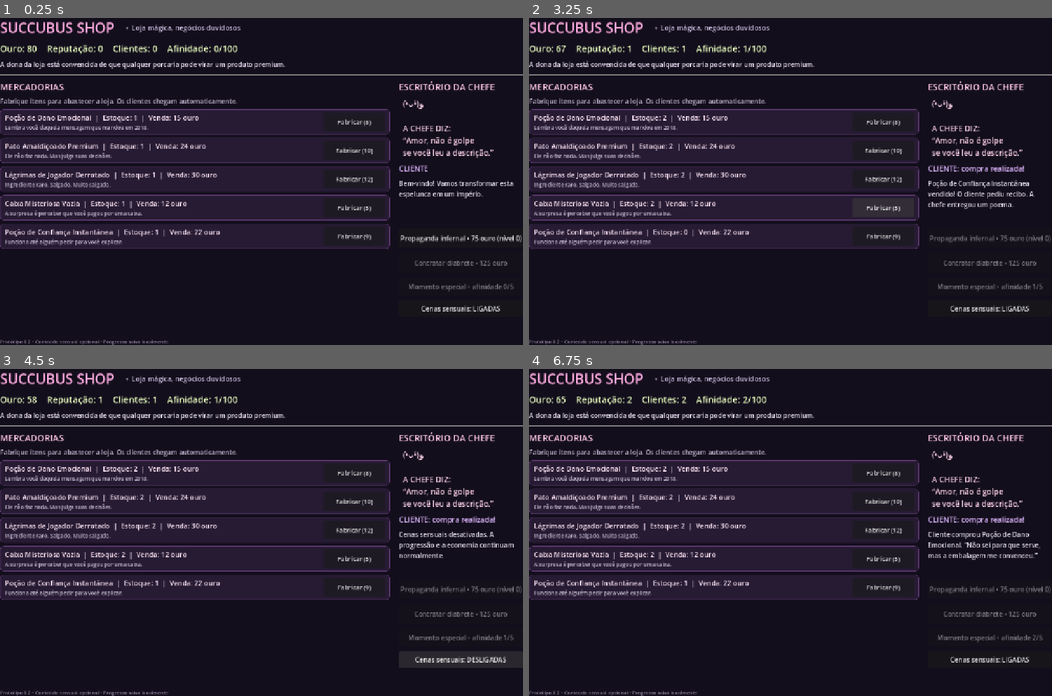
Above: before the commit, frames 1-4 (two rows, left to right).
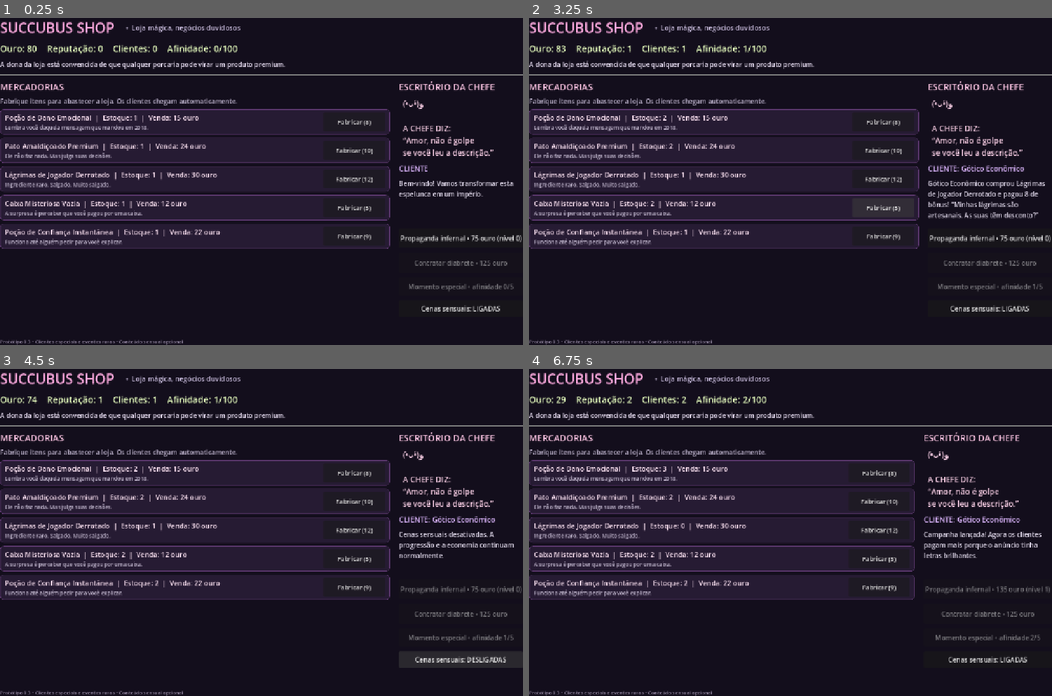
Above: after the commit, the same moments.

Repository: GMGuimaraes/succubus-shop
Game: Godot game, scene res://main.tscn
Two runs of this game, one before a commit and one after it. Both use one fixed random seed, a clock stepped at 60 frames per second and the inputs below.
Inputs (mouse positions are in pixels of both pictures, inside the frame that each line leads up to):
- Up to frame 1 (0.25 s): no input
- Up to frame 2 (3.25 s): click "Fabricar (8)" at 0.5 s; click "Fabricar (10)" at 1.25 s; click "Fabricar (12)" at 2 s; click "Fabricar (5)" at 2.75 s
- Up to frame 3 (4.5 s): click "Fabricar (9)" at 3.5 s; click "Cenas sensuais: LIGADAS" at 4.25 s
- Up to frame 4 (6.75 s): click "Cenas sensuais: DESLIGADAS" at 5 s; click "Fabricar (8)" at 5.75 s; click (989, 588) at 6.5 s, where only the run after the commit has a clickable "Propaganda infernal • 75 ouro…"

The runs differ from the first frame. In frame 1, 0.1% of the frame differs, in the area x 5-35%, y 98-100%; in frame 2, 1.4%; in frame 3, 0.3%; in frame 4, 3.1%, in the area x 5-100%, y 8-100%.

Commit message:
Add customer personalities and rare shop events

Diff:
--- a/main.gd
+++ b/main.gd
@@ -11,6 +11,7 @@
 var ad_level: int = 0
 var imp_hired: bool = false
 var ticks: int = 0
+var rare_events_found: int = 0
 var last_event: String = "Bem-vindo! Vamos transformar esta espelunca em um império."
 
 var products: Array = [
@@ -226,7 +227,7 @@
 	right.add_child(adult_toggle_button)
 
 	var footer := Label.new()
-	footer.text = "Protótipo 0.2 • Conteúdo sensual opcional • Progresso salvo localmente"
+	footer.text = "Protótipo 0.3 • Clientes especiais e eventos raros • Conteúdo sensual opcional"
 	footer.add_theme_font_size_override("font_size", 12)
 	footer.add_theme_color_override("font_color", Color(0.62, 0.57, 0.68))
 	root.add_child(footer)
@@ -282,39 +283,113 @@
 	ticks += 1
 	if imp_hired and ticks % 3 == 0:
 		products[0]["stock"] = int(products[0]["stock"]) + 1
-		last_event = "Seu diabrete estagiário fabricou uma poção. Ele perguntou se isso conta como experiência profissional."
-	var available: Array = []
+		last_event = "Seu diabrete fabricou uma poção. Ele perguntou se isso conta como experiência profissional."
+
+	# Eventos raros podem acontecer mesmo quando a loja está sem estoque.
+	if randi() % 100 < 7:
+		_trigger_random_event()
+		_save_game()
+		_refresh_ui()
+		return
+
+	var available: Array[int] = []
 	for i in range(products.size()):
 		if int(products[i]["stock"]) > 0:
 			available.append(i)
+
 	if available.is_empty():
 		status_label.text = "CLIENTE: foi embora"
 		last_event = "Um cliente entrou, viu as prateleiras vazias e foi comprar em outro plano de existência."
 		reputation = maxi(0, reputation - 1)
 	else:
-		var index: int = available[randi() % available.size()]
-		var item: Dictionary = products[index]
+		var profiles: Array[Dictionary] = [
+			{"name": "Speedrunner", "favorite": 3, "line": "“Compra feita. Onde fica o botão de pular diálogo?”"},
+			{"name": "Especialista em Tudo", "favorite": 0, "line": "“Vi um tutorial de 12 segundos e agora sou consultor.”"},
+			{"name": "Gótico Econômico", "favorite": 2, "line": "“Minhas lágrimas são artesanais. As suas têm desconto?”"},
+			{"name": "Colecionador de Patos", "favorite": 1, "line": "“Este pato combina com os outros 47 que não me julgam.”"},
+			{"name": "Coach Interdimensional", "favorite": 4, "line": "“Acredite no seu potencial! Meu boleto acredita em mim.”"},
+			{"name": "Cliente Misterioso", "favorite": -1, "line": "“Não nos conhecemos. Se nos conhecemos, não se lembra.”"}
+		]
+		var profile: Dictionary = profiles[randi() % profiles.size()]
+		var preferred_index: int = int(profile["favorite"])
+		var chosen_index: int = available[randi() % available.size()]
+		if preferred_index >= 0 and available.has(preferred_index) and randi() % 100 < 70:
+			chosen_index = preferred_index
+
+		var item: Dictionary = products[chosen_index]
 		item["stock"] = int(item["stock"]) - 1
-		var sale_price: int = int(round(float(item["price"]) * (1.0 + 0.20 * ad_level)))
+		var price_multiplier: float = 1.0 + 0.20 * ad_level
+		var preference_bonus := 0
+		if preferred_index == chosen_index:
+			preference_bonus = maxi(2, int(round(float(item["price"]) * 0.25)))
+			last_event = "%s comprou %s e pagou %d de bônus! %s" % [
+				profile["name"], item["name"], preference_bonus, profile["line"]
+			]
+		else:
+			last_event = "%s comprou %s. %s" % [
+				profile["name"], item["name"], profile["line"]
+			]
+		var sale_price: int = int(round(float(item["price"]) * price_multiplier)) + preference_bonus
 		gold += sale_price
 		reputation += 1
 		customers_served += 1
 		affection = mini(100, affection + 1)
-		status_label.text = "CLIENTE: compra realizada!"
-		var quips: Array[String] = [
-			"Cliente comprou %s. “Não sei para que serve, mas a embalagem me convenceu.”" % item["name"],
-			"Venda concluída: %s. A chefe chamou isso de comércio visionário." % item["name"],
-			"%s vendido! O cliente pediu recibo. A chefe entregou um poema." % item["name"],
-			"Mais uma venda de %s. O departamento de ética pediu para falar com a gerente." % item["name"]
-		]
-		last_event = quips[randi() % quips.size()]
+		status_label.text = "CLIENTE: %s" % profile["name"]
+
 		if adult_content_enabled and affection >= 10 and affection % 10 == 0:
 			last_event = "A súcubo se aproxima com um sorriso cúmplice: “Você está conquistando minha confiança… e isso pode render recompensas bem interessantes.”"
 		elif affection > 0 and affection % 5 == 0:
-			last_event = "A chefe pisca para você: “Olha só, estamos nos entendendo melhor. Continue assim, querido.”"
-	_save_game()
-	_refresh_ui()
-
+			last_event = "A chefe pisca para você: “Olha só, estamos nos entendendo melhor, querido.”"
+
+	_save_game()
+	_refresh_ui()
+
+
+func _trigger_random_event() -> void:
+	var events: Array[Dictionary] = [
+		{
+			"name": "Pombo do Fim dos Tempos",
+			"message": "Um pombo de olhos brilhantes pousa na placa. Ele prevê o fim do mundo na próxima terça-feira e deixa uma moeda como gorjeta.",
+			"gold": 25, "reputation": 2
+		},
+		{
+			"name": "Especialista em Tudo",
+			"message": "Um autoproclamado especialista oferece consultoria baseada num tutorial de 12 segundos. Por algum motivo, isso atrai clientes.",
+			"gold": 18, "reputation": 1
+		},
+		{
+			"name": "Caixa Misteriosa Suspeitamente Comum",
+			"message": "Você abre uma caixa misteriosa e encontra outra caixa, menor. Um colecionador paga uma fortuna pela experiência conceitual.",
+			"gold": 20, "reputation": 0
+		},
+		{
+			"name": "Café Quântico",
+			"message": "O diabrete toma um café que está quente, frio e atrasado ao mesmo tempo. Ele trabalha tão rápido que sobra dinheiro no balcão.",
+			"gold": 15, "reputation": 0
+		},
+		{
+			"name": "Atualização de Segunda-feira",
+			"message": "A realidade reinicia para instalar uma atualização. A nota de versão diz apenas: “corrigido um erro que ninguém tinha percebido”.",
+			"gold": -8, "reputation": 2
+		},
+		{
+			"name": "Pote de Moedas de Chocolate",
+			"message": "Um cliente paga por um pote de moedas de chocolate e insiste que são um investimento. Você consegue vender o pote de novo.",
+			"gold": 12, "reputation": 1
+		},
+		{
+			"name": "Placa Antialgoritmo",
+			"message": "Você instala uma placa escrito “Não alimente o algoritmo”. A loja vira tendência justamente por causa da placa.",
+			"gold": 22, "reputation": 1
+		}
+	]
+	var event: Dictionary = events[randi() % events.size()]
+	gold = maxi(0, gold + int(event["gold"]))
+	reputation = maxi(0, reputation + int(event["reputation"]))
+	rare_events_found += 1
+	last_event = "EVENTO: %s! %s" % [event["name"], event["message"]]
+	if adult_content_enabled and affection >= 5 and randi() % 2 == 0:
+		last_event += "\nA súcubo ri: “Nossa loja é um desastre adorável. Ainda bem que você está aqui, querido.”"
 func _refresh_ui() -> void:
 	if not is_instance_valid(gold_label):
 		return
@@ -351,6 +426,7 @@
 	config.set_value("game", "private_moments_unlocked", private_moments_unlocked)
 	config.set_value("game", "ad_level", ad_level)
 	config.set_value("game", "imp_hired", imp_hired)
+	config.set_value("game", "rare_events_found", rare_events_found)
 	config.set_value("game", "products", products)
 	config.save(SAVE_PATH)
 
@@ -366,6 +442,7 @@
 	private_moments_unlocked = int(config.get_value("game", "private_moments_unlocked", private_moments_unlocked))
 	ad_level = int(config.get_value("game", "ad_level", ad_level))
 	imp_hired = bool(config.get_value("game", "imp_hired", imp_hired))
+	rare_events_found = int(config.get_value("game", "rare_events_found", rare_events_found))
 	var saved_products = config.get_value("game", "products", products)
 	if saved_products is Array and saved_products.size() == products.size():
 		products = saved_products
